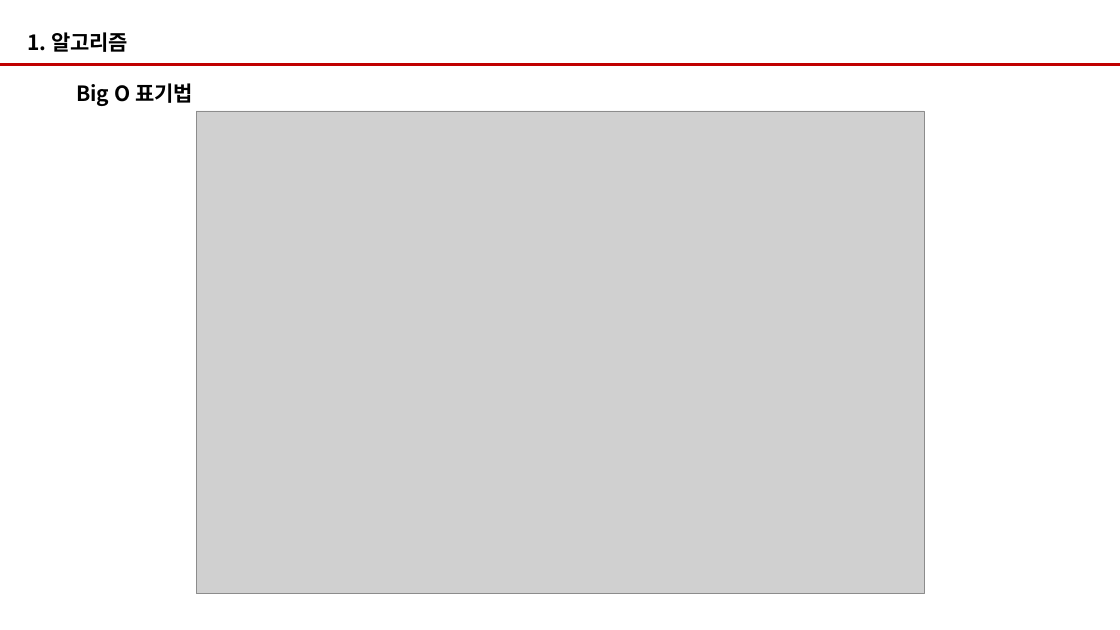
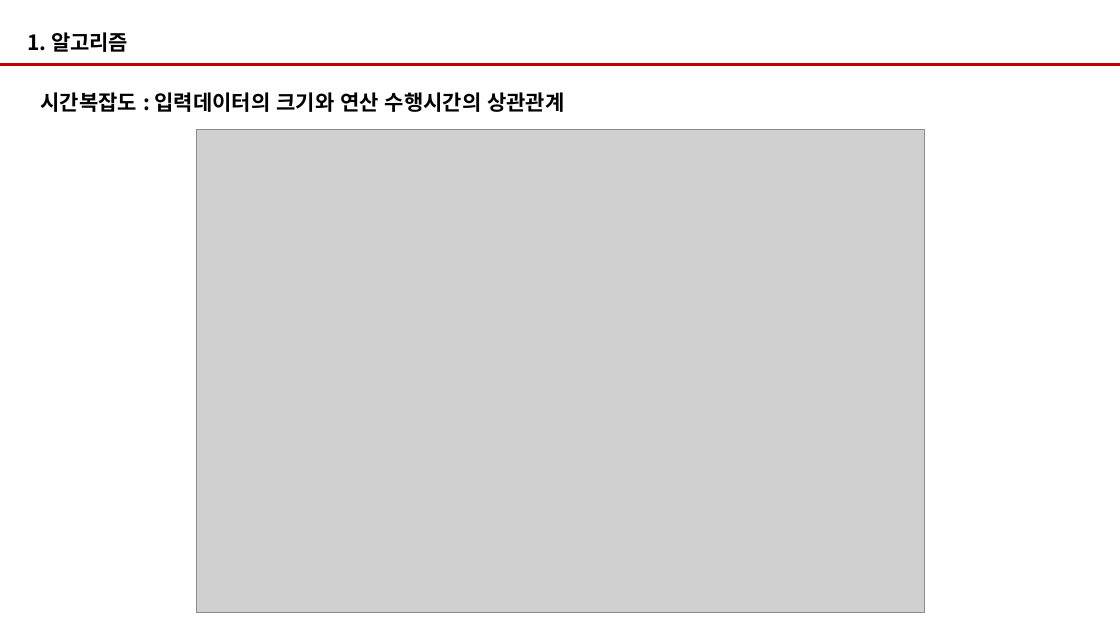
Before and after one commit to lectureazi/algorithm, a slide deck: slide 12 of 알고리즘수업자료.pptx (slide 10 before the commit). Drawn at 1120x630 pixels with LibreOffice and Linux fonts; fonts in the diff are those of the drawing; grey boxes stand for pictures. Boxes give left, top, right and bottom in pixels: in the first picture for what was removed or moved away, otherwise in the second. Text is boxed around its words. In the diff, an @@ line names an element or a change of style, - is before the commit and + after.

```diff
--- a/알고리즘수업자료.pptx
+++ b/알고리즘수업자료.pptx
@@ text at [41,92,564,112]: text changed @@
-Big O 표기법
+시간복잡도 : 입력데이터의 크기와 연산 수행시간의 상관관계
@@ picture: place and size @@
-picture at [196,111,924,594]
+picture at [196,129,924,613]
```
Also in this commit, not shown: 4 other slides changed, 3 slides added, 1 slide removed, 27 other files.
